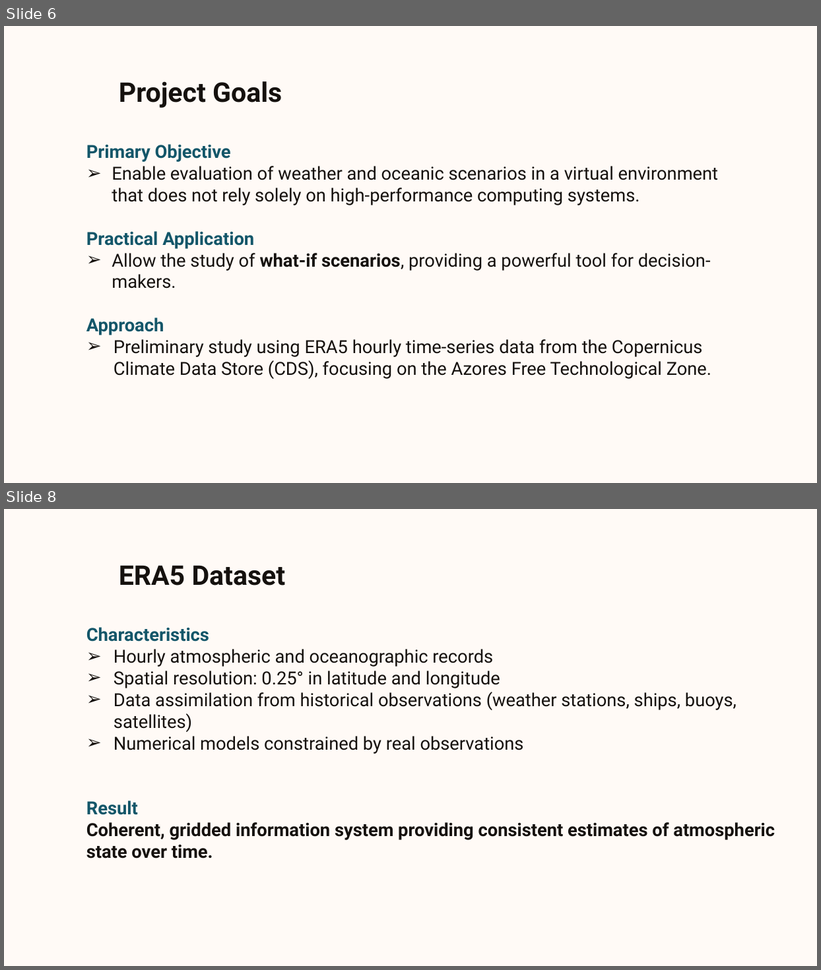
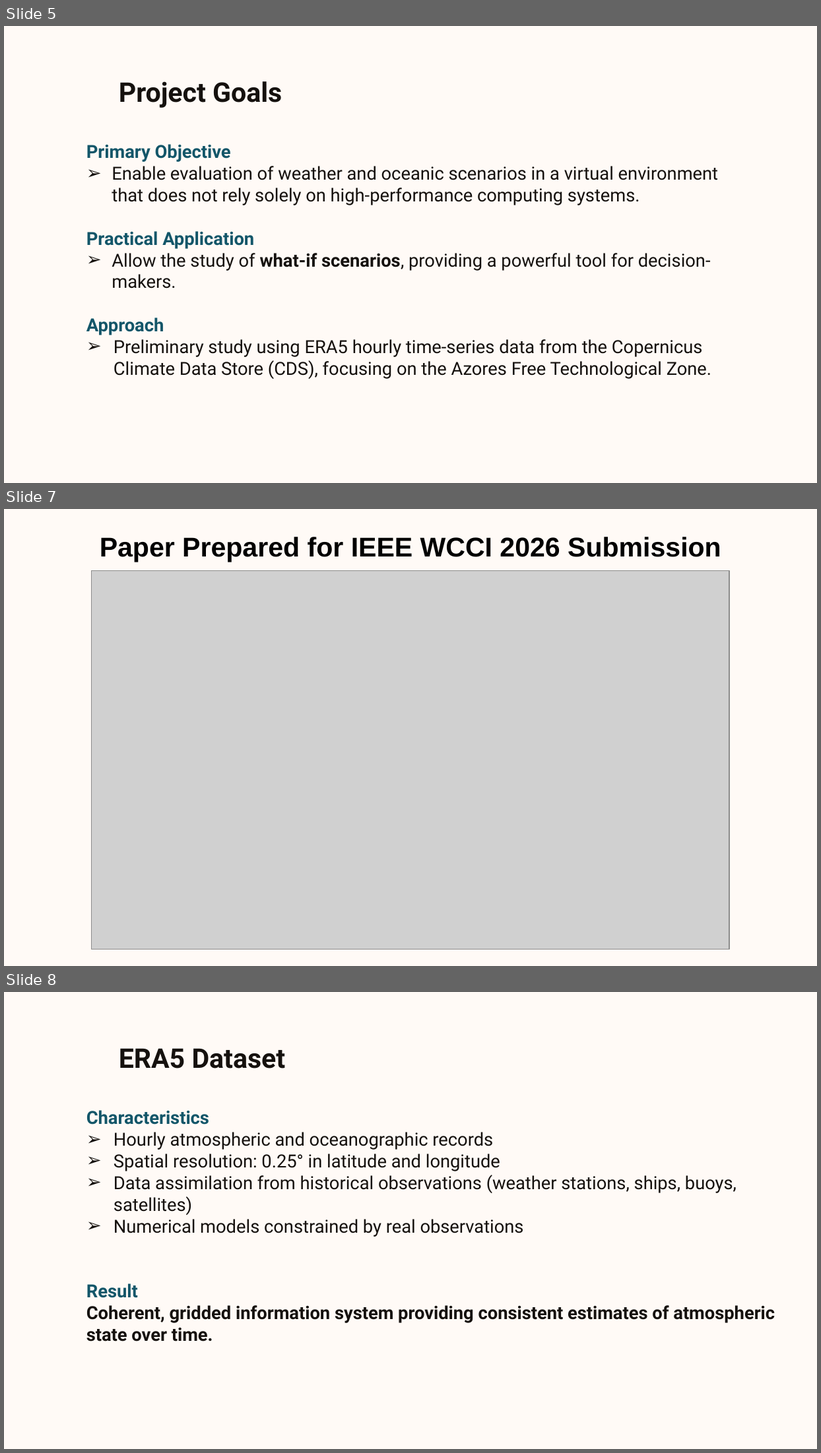
Before and after one commit to BernardoMChagas/Projeto, a slide deck: Wave Properties Forecasting.pptx. Shown one above the other, each under a label of ours: slides 6 and 8 before the commit, slides 5, 7 and 8 after it; the slides between them are not shown. The pictures are 821x970 and 821x1453 pixels, drawn with LibreOffice and Linux fonts; fonts in the diff are those of the drawing; grey boxes stand for pictures; background and template pictures are left out. Boxes give left, top, right and bottom in pixels: in the first picture for what was removed or moved away, otherwise in the second. Text is boxed around its words. In the diff, an @@ line names an element or a change of style, - is before the commit and + after.

Commit message:
paper changes submition

```diff
--- a/Wave Properties Forecasting.pptx
+++ b/Wave Properties Forecasting.pptx
@@ slide 7 added at <box>4,509,817,966</box>, background picture (left out) @@
@@ text added at <box>100,537,721,562</box>, 24 pt, text #000000, bold @@
+Paper Prepared for IEEE WCCI 2026 Submission
@@ picture added at <box>92,571,729,950</box> @@
@@ what was slide 6 is now slide 5 @@
```
Also in this commit, not shown: 19 slides changed, 2 other slides added, 5 slides removed, 7 other files.
